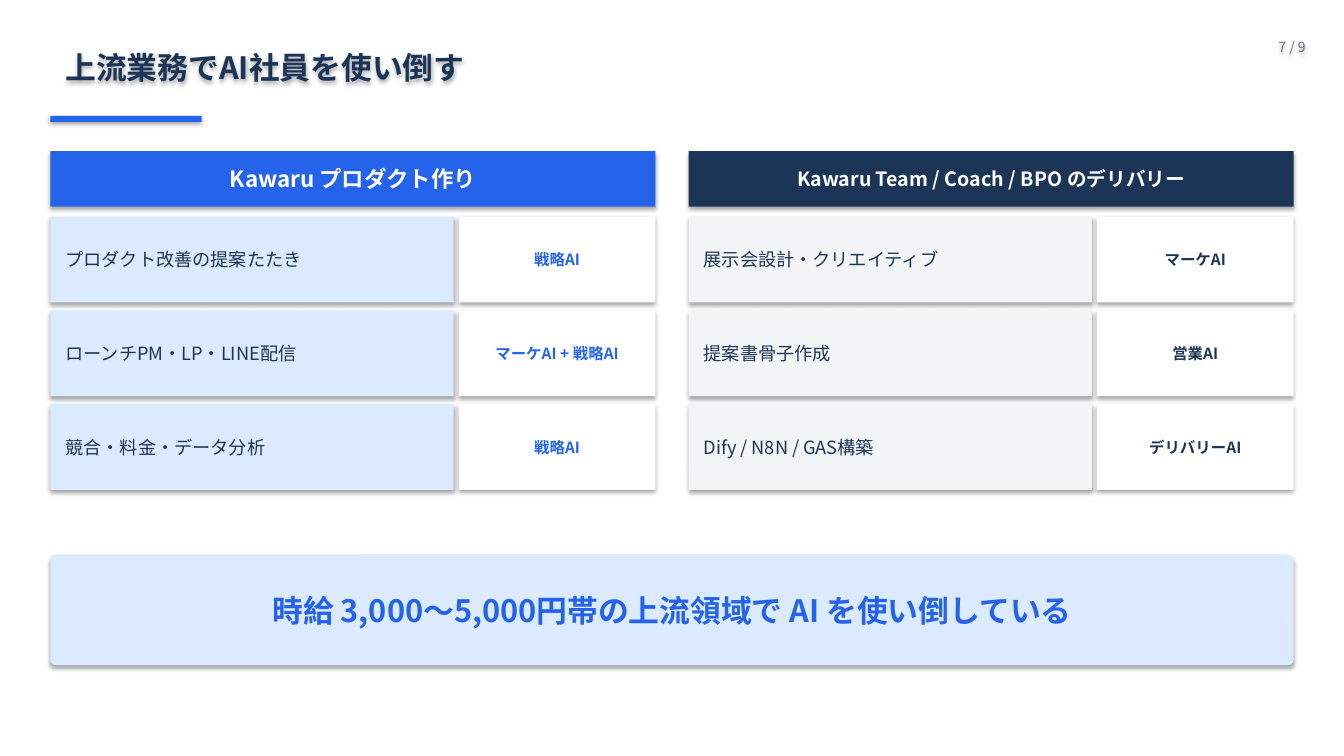
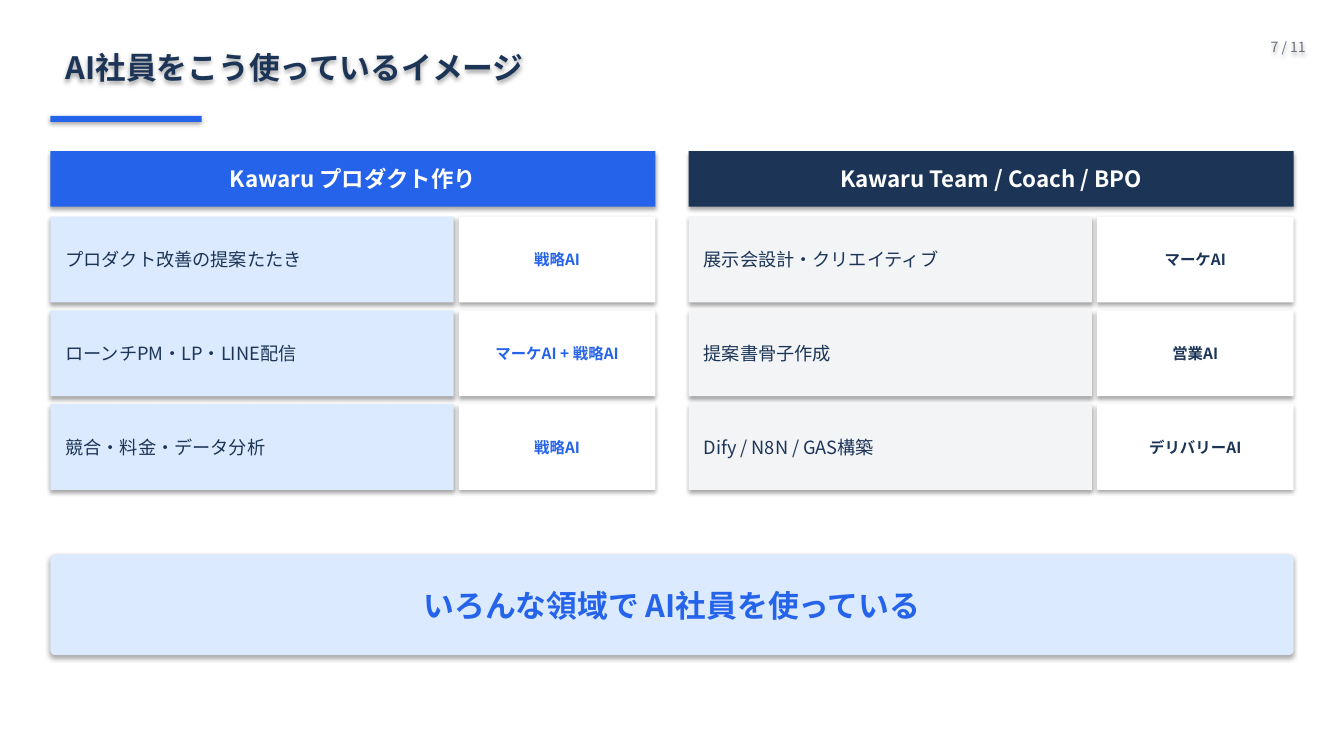
Before and after one commit to Ryunosuke-Okawa/Ryunosuke-n1, a slide deck: slide 7 of strategy/AI社員5人_発表_20260426.pptx. Drawn at 1344x756 pixels with LibreOffice and Linux fonts; fonts in the diff are those of the drawing. Boxes give left, top, right and bottom in pixels: in the first picture for what was removed or moved away, otherwise in the second. Text is boxed around its words. In the diff, an @@ line names an element or a change of style, - is before the commit and + after.

```diff
--- a/strategy/AI社員5人_発表_20260426.pptx
+++ b/strategy/AI社員5人_発表_20260426.pptx
@@ text at bbox=[65, 53, 523, 84]: text changed @@
-上流業務でAI社員を使い倒す
+AI社員をこう使っているイメージ
@@ text at bbox=[1271, 42, 1306, 52]: text changed @@
-7 / 9
+7 / 11
@@ text in rectangle at bbox=[840, 169, 1141, 188]: text changed; size 14 to 16 pt @@
-Kawaru Team / Coach / BPO のデリバリー
+Kawaru Team / Coach / BPO
@@ rounded rectangle "いろんな領域で AI社員を使っている": place and size @@
-rounded rectangle "いろんな領域で AI社員を使っている" at bbox=[50, 555, 1294, 665]
+rounded rectangle "いろんな領域で AI社員を使っている" at bbox=[50, 555, 1294, 655]
@@ text in rounded rectangle at bbox=[424, 591, 920, 620]: text changed @@
-時給 3,000〜5,000円帯の上流領域で AI を使い倒している
+いろんな領域で AI社員を使っている
```
Also in this commit, not shown: 6 other slides changed, 4 slides added, 2 slides removed, 2 other files.
